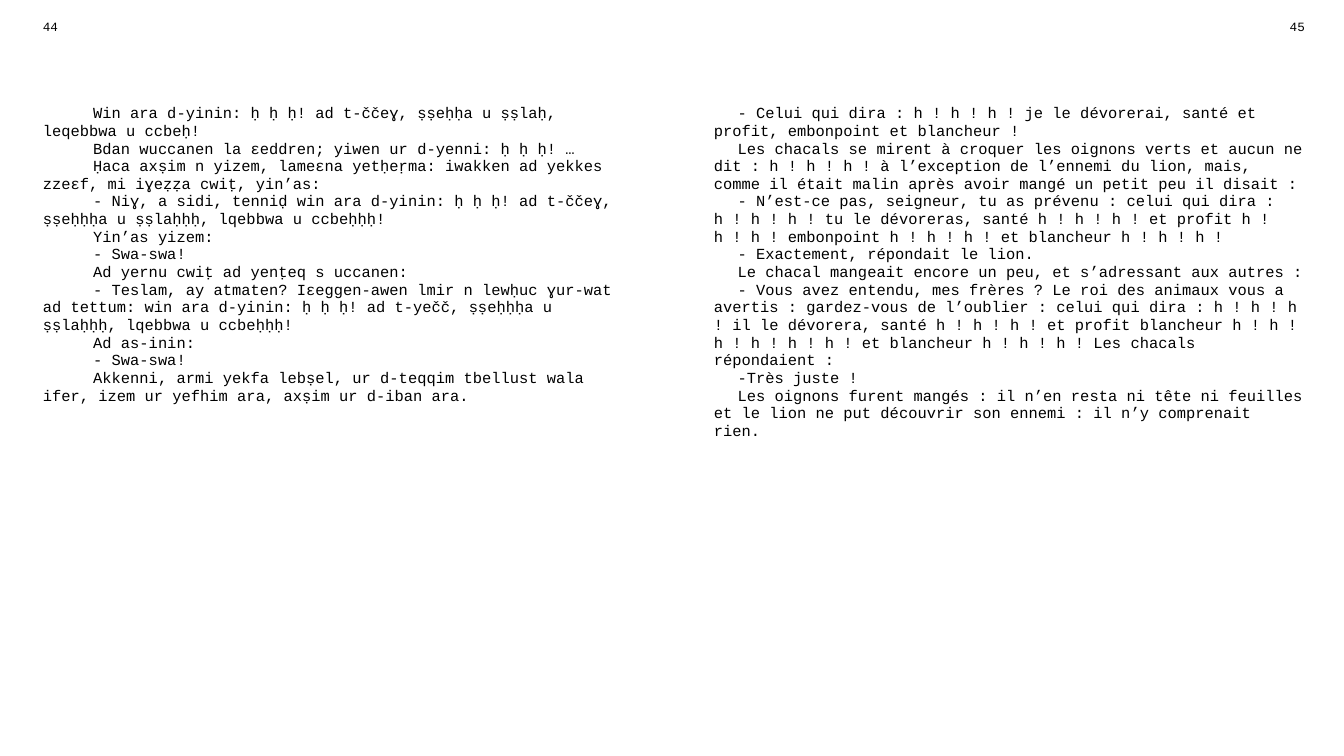
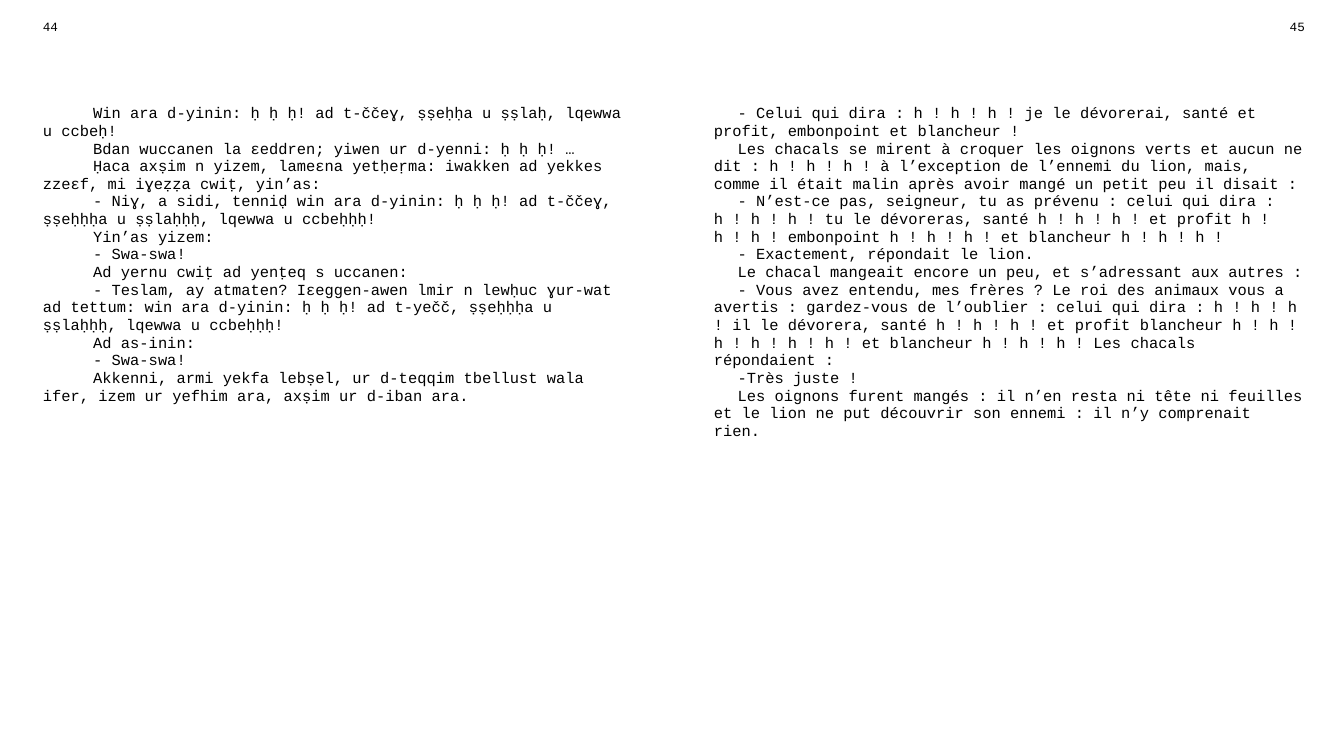
Before and after one commit to sferhah/tamacahut_n_wuccen, a slide deck: slide 16 of Uccen.ConsoleApp/uccen.pptx. Drawn at 1344x756 pixels with LibreOffice and Linux fonts; fonts in the diff are those of the drawing. Boxes give left, top, right and bottom in pixels: in the first picture for what was removed or moved away, otherwise in the second. Text is boxed around its words. In the diff, an @@ line names an element or a change of style, - is before the commit and + after.

```diff
--- a/Uccen.ConsoleApp/uccen.pptx
+++ b/Uccen.ConsoleApp/uccen.pptx
@@ table at bbox=[32, 16, 1315, 729] @@
-row 3, column 1: Win ara d-yinin: ḥ ḥ ḥ! ad t-ččeɣ, ṣṣeḥḥa u ṣṣlaḥ, leqebbwa u ccbeḥ! / Bdan wuccanen la ɛeddren; yiwen ur d-yenni: ḥ ḥ ḥ! … / Ḥaca axṣim n yizem, lameɛna yetḥeṛma: iwakken ad yekkes zzeɛf, mi iɣeẓẓa cwiṭ, yin’as: / - Niɣ, a sidi, tenniḍ win ara d-yinin: ḥ ḥ ḥ! ad t-ččeɣ, ṣṣeḥḥḥa u ṣṣlaḥḥḥ, lqebbwa u ccbeḥḥḥ! / Yin’as yizem: / - Swa-swa! / Ad yernu cwiṭ ad yenṭeq s uccanen: / - Teslam, ay atmaten? Iɛeggen-awen lmir n lewḥuc ɣur-wat ad tettum: win ara d-yinin: ḥ ḥ ḥ! ad t-yečč, ṣṣeḥḥḥa u ṣṣlaḥḥḥ, lqebbwa u ccbeḥḥḥ! / Ad as-inin: / - Swa-swa! / Akkenni, armi yekfa lebṣel, ur d-teqqim tbellust wala ifer, izem ur yefhim ara, axṣim ur d-iban ara.
+row 3, column 1: Win ara d-yinin: ḥ ḥ ḥ! ad t-ččeɣ, ṣṣeḥḥa u ṣṣlaḥ, lqewwa u ccbeḥ! / Bdan wuccanen la ɛeddren; yiwen ur d-yenni: ḥ ḥ ḥ! … / Ḥaca axṣim n yizem, lameɛna yetḥeṛma: iwakken ad yekkes zzeɛf, mi iɣeẓẓa cwiṭ, yin’as: / - Niɣ, a sidi, tenniḍ win ara d-yinin: ḥ ḥ ḥ! ad t-ččeɣ, ṣṣeḥḥḥa u ṣṣlaḥḥḥ, lqewwa u ccbeḥḥḥ! / Yin’as yizem: / - Swa-swa! / Ad yernu cwiṭ ad yenṭeq s uccanen: / - Teslam, ay atmaten? Iɛeggen-awen lmir n lewḥuc ɣur-wat ad tettum: win ara d-yinin: ḥ ḥ ḥ! ad t-yečč, ṣṣeḥḥḥa u ṣṣlaḥḥḥ, lqewwa u ccbeḥḥḥ! / Ad as-inin: / - Swa-swa! / Akkenni, armi yekfa lebṣel, ur d-teqqim tbellust wala ifer, izem ur yefhim ara, axṣim ur d-iban ara.
```
Also in this commit, not shown: 9 other slides changed, 1 other file.
